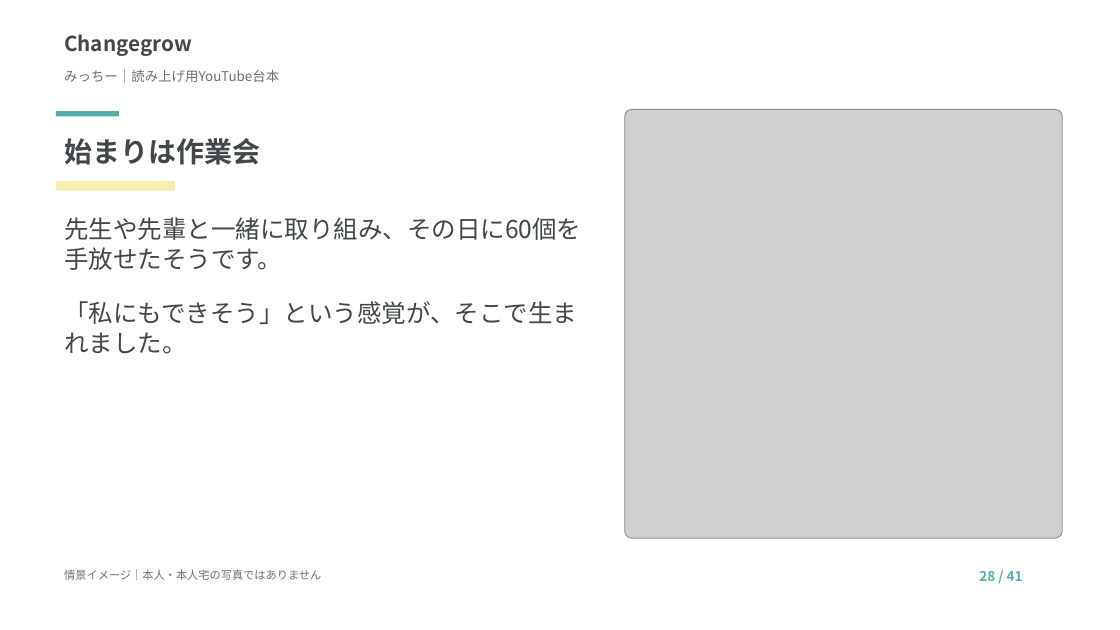
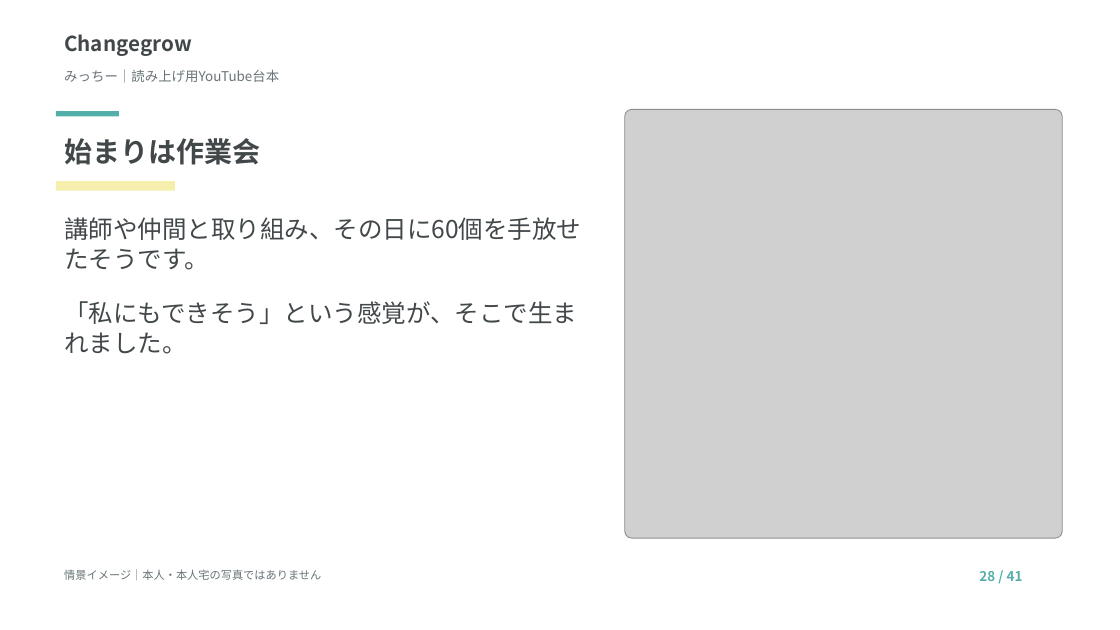
Before and after one commit to tanakayuc/static-pages, a slide deck: slide 28 of nakata-micchi-youtube-script/読み上げ台本.pptx. Drawn at 1120x630 pixels with LibreOffice and Linux fonts; fonts in the diff are those of the drawing; grey boxes stand for pictures. Boxes give left, top, right and bottom in pixels: in the first picture for what was removed or moved away, otherwise in the second. Text is boxed around its words. In the diff, an @@ line names an element or a change of style, - is before the commit and + after.

```diff
--- a/nakata-micchi-youtube-script/読み上げ台本.pptx
+++ b/nakata-micchi-youtube-script/読み上げ台本.pptx
@@ text at [64, 217, 581, 270]: text changed @@
-先生や先輩と一緒に取り組み、その日に60個を手放せたそうです。
+講師や仲間と取り組み、その日に60個を手放せたそうです。
```
Also in this commit, not shown: 4 other slides changed, 3 other files.
